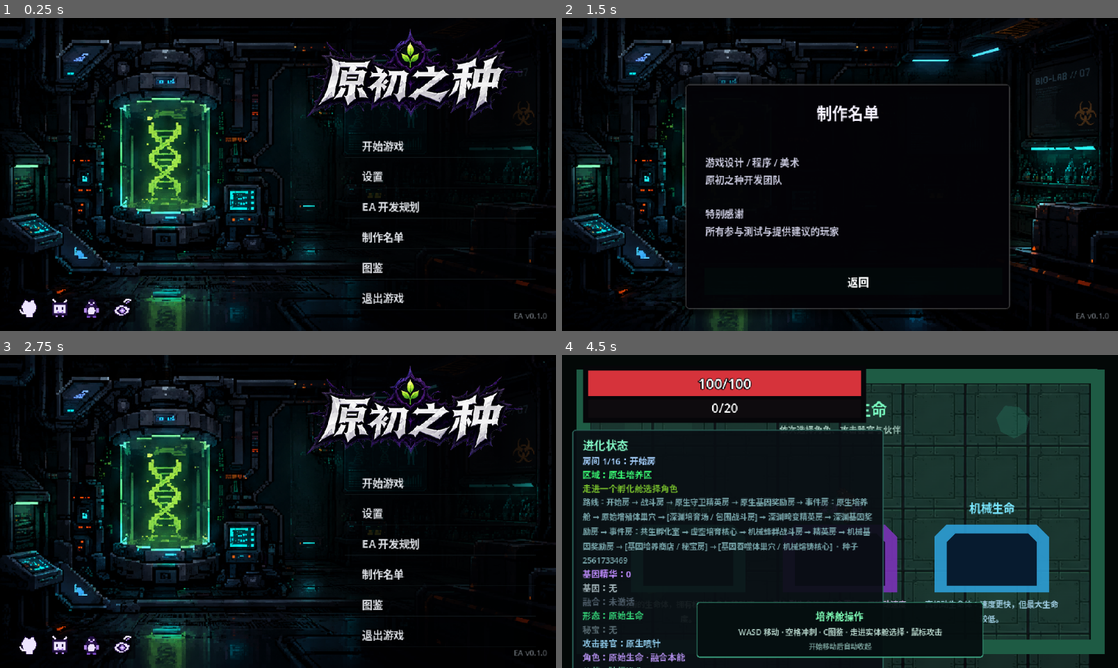
Above: before the commit, frames 1-4 (two rows, left to right).
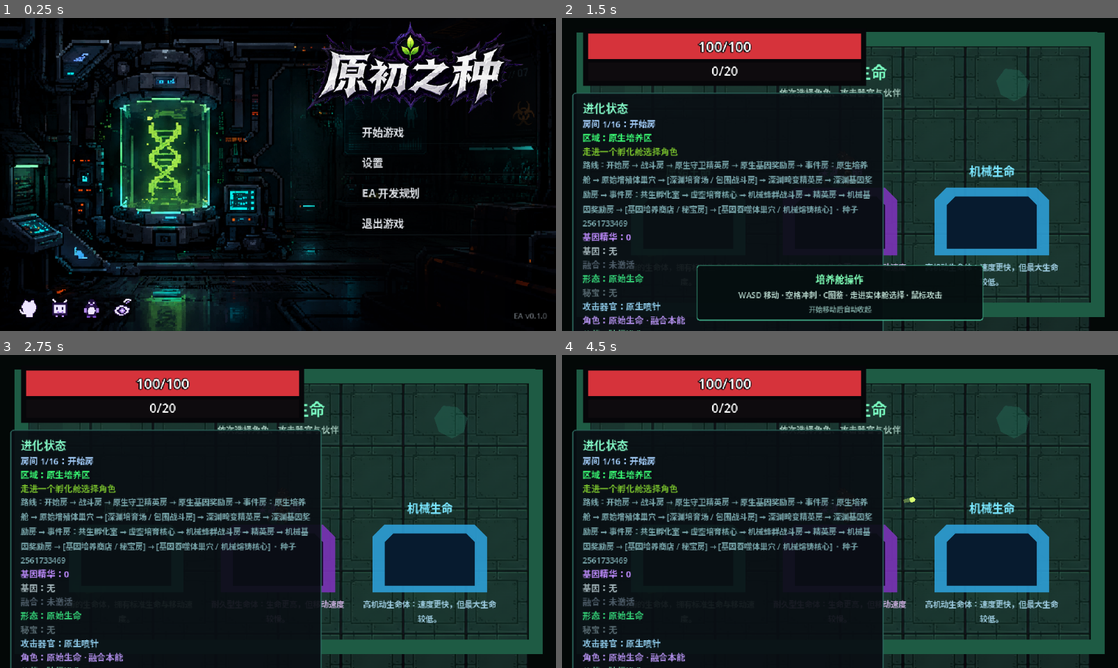
Above: after the commit, the same moments.

Repository: LIJUNCAN1/-Roguelike
Game: Godot game, scene res://scenes/ui/title_screen.tscn
The game is run twice, just before and just after one commit, with the same random seed, the same clock (stepped at 60 frames per second) and the same inputs.
Inputs (mouse positions are in pixels of both pictures, inside the frame that each line leads up to):
- Up to frame 1 (0.25 s): no input
- Up to frame 2 (1.5 s): click (1001, 237) at 0.5 s, where only the run before the commit has a clickable "制作名单"; click (1001, 130) at 1.25 s, where only the run after the commit has a clickable "开始游戏"
- Up to frame 3 (2.75 s): click (289, 617) at 2 s, where only the run before the commit has a clickable "返回"
- Up to frame 4 (4.5 s): click (1001, 605) at 2.75 s, where only the run before the commit has a clickable "图鉴"; click (840, 649) at 3.5 s, where only the run before the commit has a clickable "返回主菜单"; click (1001, 483) at 4.25 s, where only the run before the commit has a clickable "开始游戏"

The runs differ from the first frame. In frame 1, 6.1% of the frame differs, in the area x 55-96%, y 1-92%; in frame 2, 52%; in frame 3, 59%, in the area x 0-100%, y 0-100%; in frame 4, 4.2%.

Commit message:
refactor: trim and raise title menu

Diff:
--- a/scenes/ui/title_screen.tscn
+++ b/scenes/ui/title_screen.tscn
@@ -137,9 +137,9 @@
 
 [node name="TitleImage" type="TextureRect" parent="Interface" unique_id=1299536591]
 offset_left = 332.0
-offset_top = 12.0
+offset_top = 4.0
 offset_right = 622.0
-offset_bottom = 118.0
+offset_bottom = 110.0
 mouse_filter = 2
 texture = ExtResource("5_title_logo")
 expand_mode = 1
@@ -169,9 +169,9 @@
 
 [node name="Menu" type="PanelContainer" parent="Interface" unique_id=1233610578]
 offset_left = 397.0
-offset_top = 132.0
+offset_top = 112.0
 offset_right = 617.0
-offset_bottom = 337.0
+offset_bottom = 255.0
 theme_override_styles/panel = SubResource("StyleBoxFlat_menu")
 
 [node name="Content" type="VBoxContainer" parent="Interface/Menu" unique_id=1850334910]
@@ -220,34 +220,6 @@
 theme_override_styles/hover = SubResource("StyleBoxFlat_button_hover")
 theme_override_styles/focus = SubResource("StyleBoxFlat_button")
 text = "EA 开发规划"
-script = ExtResource("12_tech_button")
-
-[node name="CreditsButton" type="Button" parent="Interface/Menu/Content"]
-custom_minimum_size = Vector2(0, 28)
-layout_mode = 2
-theme_override_colors/font_color = Color(0.92, 0.92, 0.97, 1)
-theme_override_fonts/font = SubResource("SystemFont_bold")
-theme_override_colors/font_hover_color = Color(1, 1, 1, 1)
-theme_override_font_sizes/font_size = 12
-theme_override_styles/normal = SubResource("StyleBoxFlat_button")
-theme_override_styles/pressed = SubResource("StyleBoxFlat_button_pressed")
-theme_override_styles/hover = SubResource("StyleBoxFlat_button_hover")
-theme_override_styles/focus = SubResource("StyleBoxFlat_button")
-text = "制作名单"
-script = ExtResource("12_tech_button")
-
-[node name="CodexButton" type="Button" parent="Interface/Menu/Content" unique_id=1717962536]
-custom_minimum_size = Vector2(0, 28)
-layout_mode = 2
-theme_override_colors/font_color = Color(0.92, 0.92, 0.97, 1)
-theme_override_fonts/font = SubResource("SystemFont_bold")
-theme_override_colors/font_hover_color = Color(1, 1, 1, 1)
-theme_override_font_sizes/font_size = 12
-theme_override_styles/normal = SubResource("StyleBoxFlat_button")
-theme_override_styles/pressed = SubResource("StyleBoxFlat_button_pressed")
-theme_override_styles/hover = SubResource("StyleBoxFlat_button_hover")
-theme_override_styles/focus = SubResource("StyleBoxFlat_button")
-text = "图鉴"
 script = ExtResource("12_tech_button")
 
 [node name="QuitButton" type="Button" parent="Interface/Menu/Content" unique_id=666523798]
--- a/scripts/ui/title_screen.gd
+++ b/scripts/ui/title_screen.gd
@@ -22,8 +22,6 @@
 @onready var start_button: Button = $Interface/Menu/Content/StartButton
 @onready var settings_button: Button = $Interface/Menu/Content/SettingsButton
 @onready var roadmap_button: Button = $Interface/Menu/Content/RoadmapButton
-@onready var credits_button: Button = $Interface/Menu/Content/CreditsButton
-@onready var codex_button: Button = $Interface/Menu/Content/CodexButton
 @onready var quit_button: Button = $Interface/Menu/Content/QuitButton
 
 # Kept as a compatibility alias for the existing smoke test and old callers.
@@ -86,8 +84,6 @@
 	start_button.pressed.connect(start_game)
 	settings_button.pressed.connect(open_settings)
 	roadmap_button.pressed.connect(open_roadmap)
-	credits_button.pressed.connect(open_credits)
-	codex_button.pressed.connect(open_gene_codex)
 	quit_button.pressed.connect(quit_game)
 	settings_apply_button.pressed.connect(apply_display_settings)
 	settings_back_button.pressed.connect(close_submenu)
@@ -108,8 +104,6 @@
 		start_button,
 		settings_button,
 		roadmap_button,
-		credits_button,
-		codex_button,
 		quit_button,
 		settings_apply_button,
 		settings_back_button,
@@ -365,16 +359,6 @@
 	)
 
 
-func open_credits() -> void:
-	open_info(
-		"制作名单",
-		"游戏设计 / 程序 / 美术\n"
-		+ "原初之种开发团队\n\n"
-		+ "特别感谢\n"
-		+ "所有参与测试与提供建议的玩家"
-	)
-
-
 func open_info(title: String, body: String) -> void:
 	menu.visible = false
 	settings_panel.visible = false
--- a/tests/menu_pause_smoke_test.gd
+++ b/tests/menu_pause_smoke_test.gd
@@ -18,7 +18,6 @@
 	if (
 		title.start_button == null
 		or title.meta_button == null
-		or title.codex_button == null
 		or title.quit_button == null
 		or title.game_scene_path != "res://scenes/main/main.tscn"
 	):
@@ -30,8 +29,6 @@
 		title.start_button,
 		title.settings_button,
 		title.roadmap_button,
-		title.credits_button,
-		title.codex_button,
 		title.quit_button,
 	]
 	for button in styled_buttons:
@@ -53,6 +50,8 @@
 		return
 	if (
 		title.has_node("Interface/Menu/Content/VersionButton")
+		or title.has_node("Interface/Menu/Content/CreditsButton")
+		or title.has_node("Interface/Menu/Content/CodexButton")
 		or title.version_label.text != TitleScreen.CURRENT_VERSION
 	):
 		push_error("Version information was not moved to the corner.")
